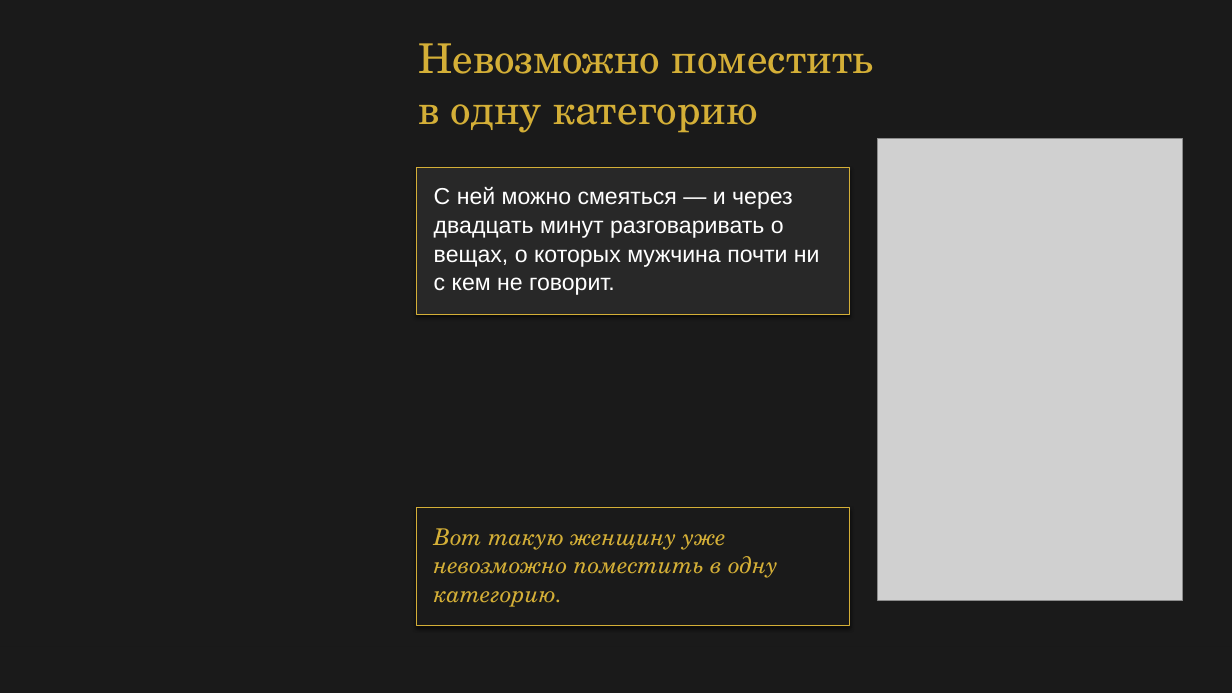
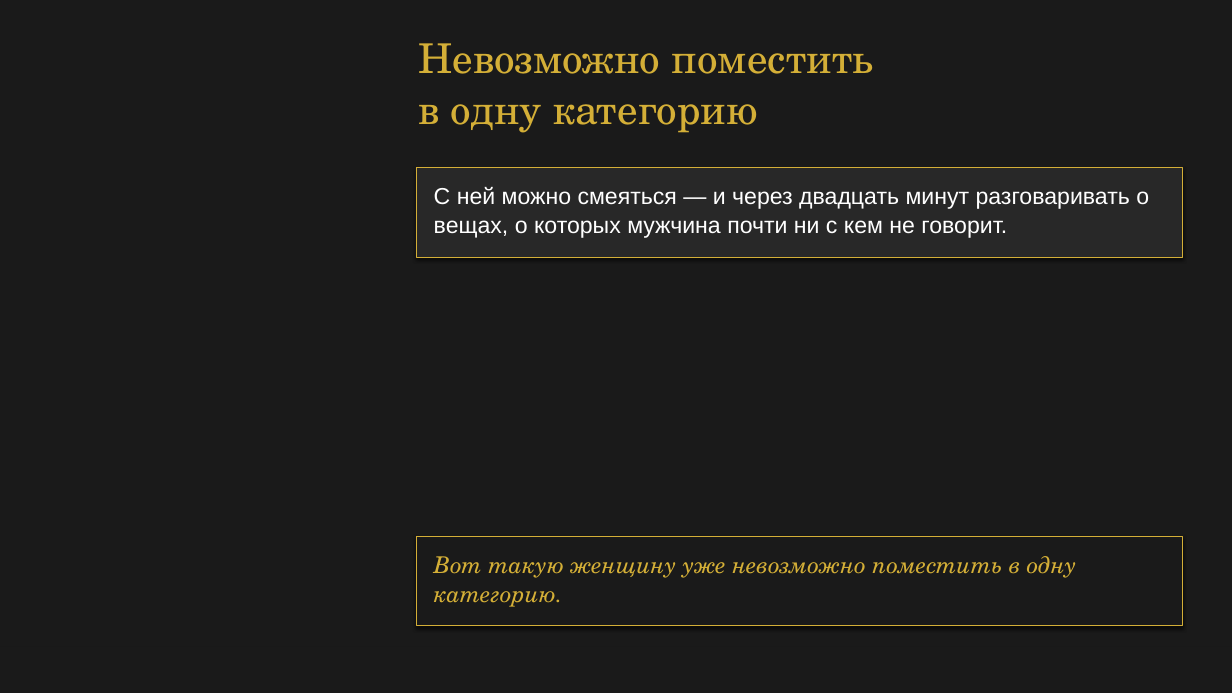
Before and after one commit to babylonofkommod-ai/-, a slide deck: slide 22 of Ваш Кристалл незабываемости.pptx. Drawn at 1232x693 pixels with LibreOffice and Linux fonts; fonts in the diff are those of the drawing; grey boxes stand for pictures. Boxes give left, top, right and bottom in pixels: in the first picture for what was removed or moved away, otherwise in the second. Text is boxed around its words. In the diff, an @@ line names an element or a change of style, - is before the commit and + after.

```diff
--- a/Ваш Кристалл незабываемости.pptx
+++ b/Ваш Кристалл незабываемости.pptx
@@ picture removed at box(878, 139, 1183, 601) @@
@@ rectangle: place and size @@
-rectangle at box(416, 167, 850, 315)
+rectangle at box(416, 167, 1183, 258)
@@ rectangle: place and size @@
-rectangle at box(417, 167, 850, 314)
+rectangle at box(417, 167, 1183, 257)
@@ text at box(434, 187, 1149, 238): text changed @@
-С ней можно смеяться — и через
-двадцать минут разговаривать о
-вещах, о которых мужчина почти ни
-с кем не говорит.
+С ней можно смеяться — и через двадцать минут разговаривать о
+вещах, о которых мужчина почти ни с кем не говорит.
@@ rectangle: place and size @@
-rectangle at box(416, 507, 850, 627)
+rectangle at box(416, 536, 1183, 627)
@@ rectangle: place and size @@
-rectangle at box(417, 507, 850, 626)
+rectangle at box(417, 536, 1183, 626)
@@ text "Вот такую женщину уже невозможно ...": place and size @@
-text "Вот такую женщину уже невозможно ..." at box(434, 528, 778, 607)
+text "Вот такую женщину уже невозможно ..." at box(434, 556, 1077, 607)
@@ text at box(434, 556, 1077, 578): text changed @@
-Вот такую женщину уже
-невозможно поместить в одну
+Вот такую женщину уже невозможно поместить в одну
```
Also in this commit, not shown: 21 other slides changed, 13 other files.
